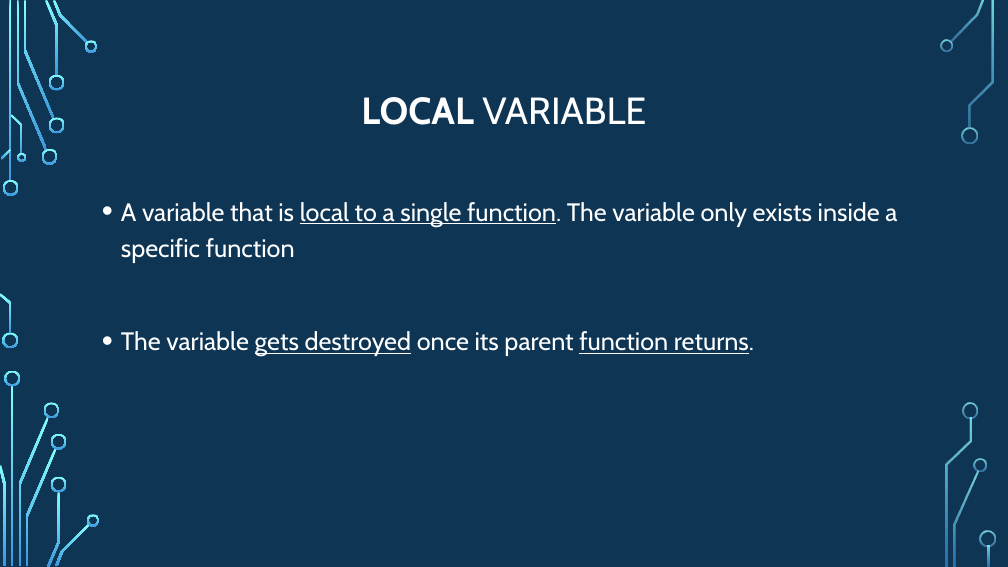
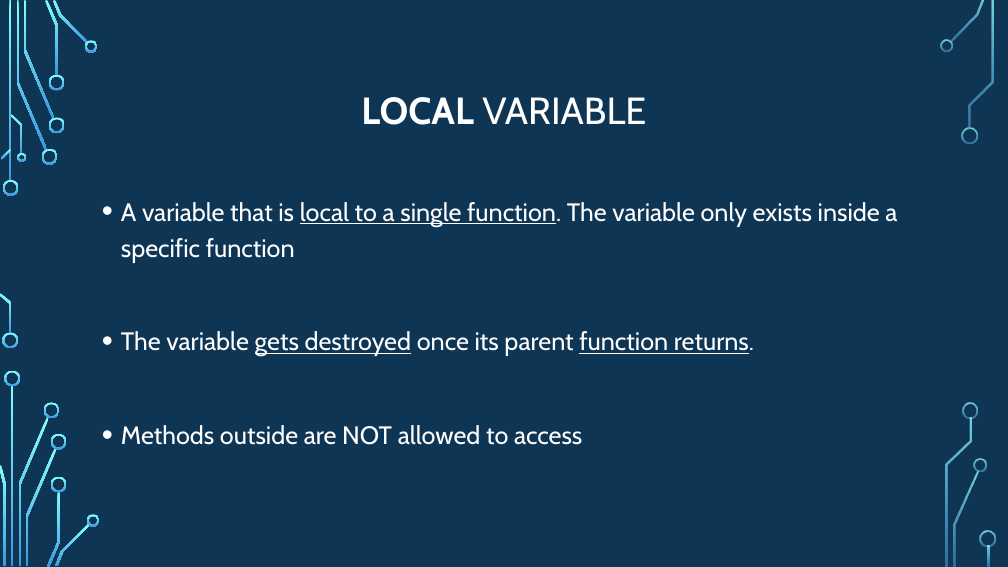
Before and after one commit to psypdt/ZIS_C-_Summer_Course_2019, a slide deck: slide 48 of Day_2/Day_2.pptx (slide 47 before the commit). Drawn at 1008x567 pixels with LibreOffice and Linux fonts; fonts in the diff are those of the drawing; background and template pictures are left out. Boxes give left, top, right and bottom in pixels: in the first picture for what was removed or moved away, otherwise in the second. Text is boxed around its words. In the diff, an @@ line names an element or a change of style, - is before the commit and + after.

```diff
--- a/Day_2/Day_2.pptx
+++ b/Day_2/Day_2.pptx
@@ text at (121, 425, 582, 445): paragraph added @@
+• Methods outside are NOT allowed to access
```
Also in this commit, not shown: 3 other slides changed, 1 slide added.
